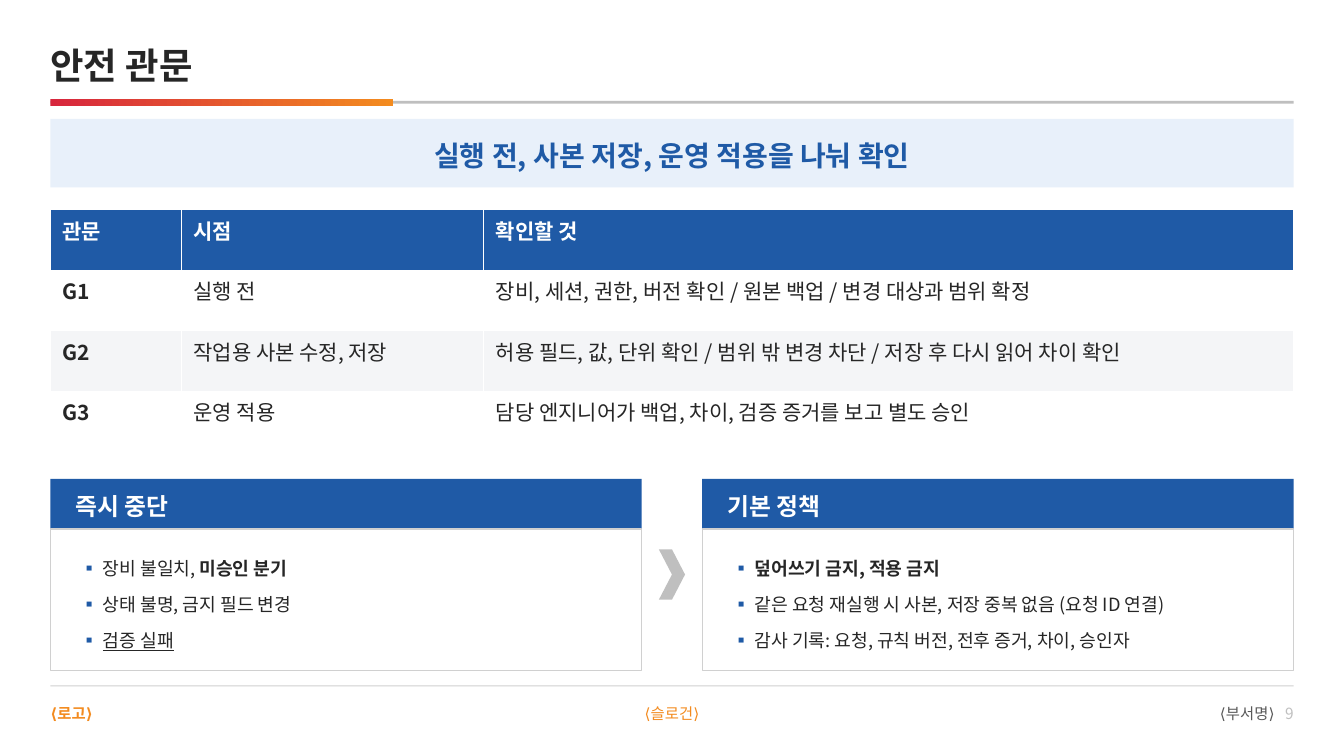
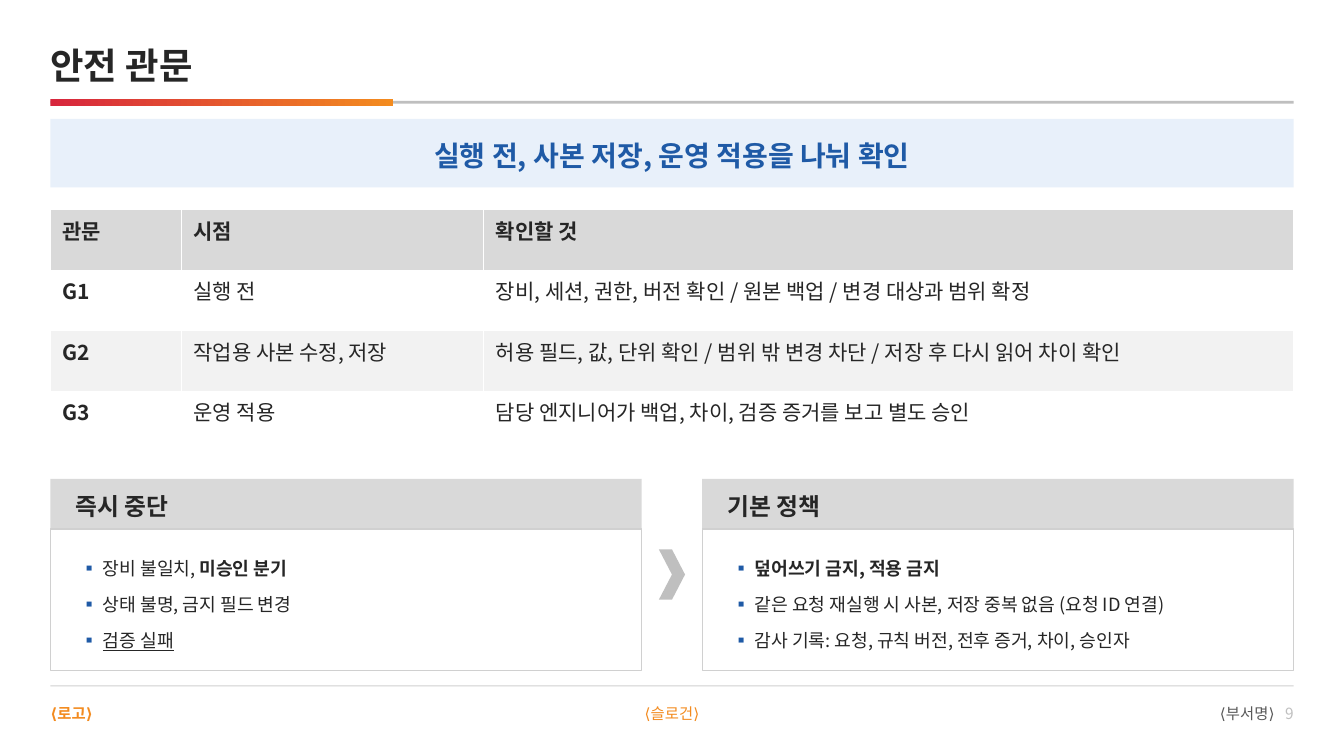
Before and after one commit to DarrenKoi/pm_notes, a slide deck: slide 9 of my-task/arc-tf/deliverables/arc-tf-team-full.pptx. Drawn at 1344x756 pixels with LibreOffice and Linux fonts; fonts in the diff are those of the drawing. Boxes give left, top, right and bottom in pixels: in the first picture for what was removed or moved away, otherwise in the second. Text is boxed around its words. In the diff, an @@ line names an element or a change of style, - is before the commit and + after.

```diff
--- a/my-task/arc-tf/deliverables/arc-tf-team-full.pptx
+++ b/my-task/arc-tf/deliverables/arc-tf-team-full.pptx
@@ table at bbox=[50, 210, 1294, 452] @@
@@ fill #1F5AA6 to #D9D9D9 in row 1 @@
@@ fill #F4F5F7 to #F2F2F2 in row 3 @@
@@ text colour #FFFFFF to #262626 in "관문", "시점", "확인할 것" @@
@@ rectangle at bbox=[50, 479, 642, 529]: fill #1F5AA6 to #D9D9D9 @@
@@ text "즉시 중단" at bbox=[76, 495, 169, 517]: text colour #FFFFFF to #262626 @@
@@ rectangle at bbox=[703, 479, 1295, 529]: fill #1F5AA6 to #D9D9D9 @@
@@ text "기본 정책" at bbox=[727, 495, 821, 517]: text colour #FFFFFF to #262626 @@
```
Also in this commit, not shown: 14 other slides changed, 3 other files.
